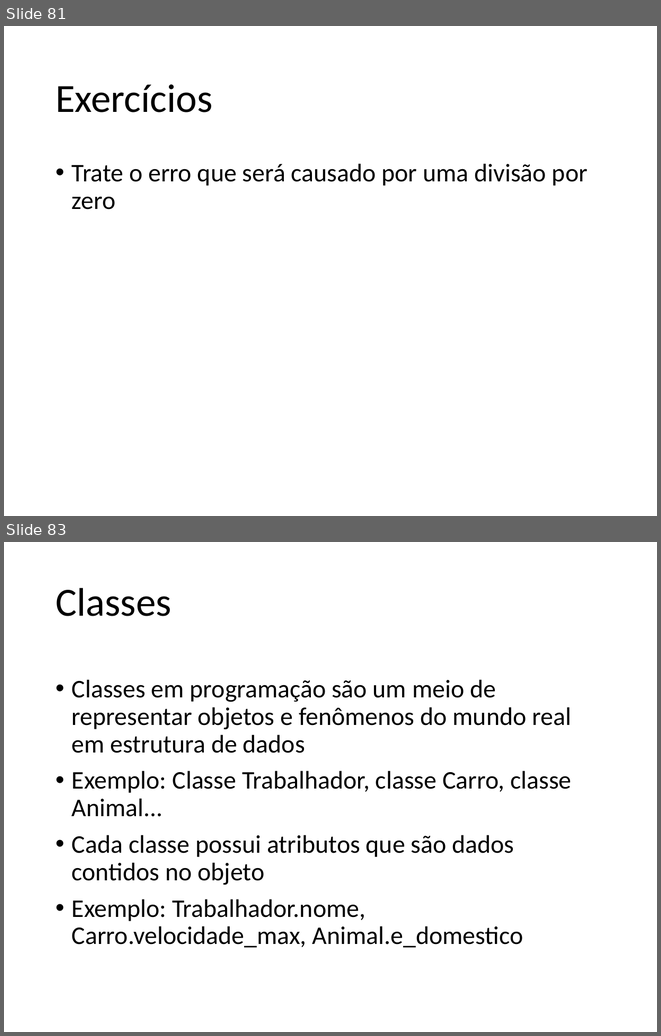
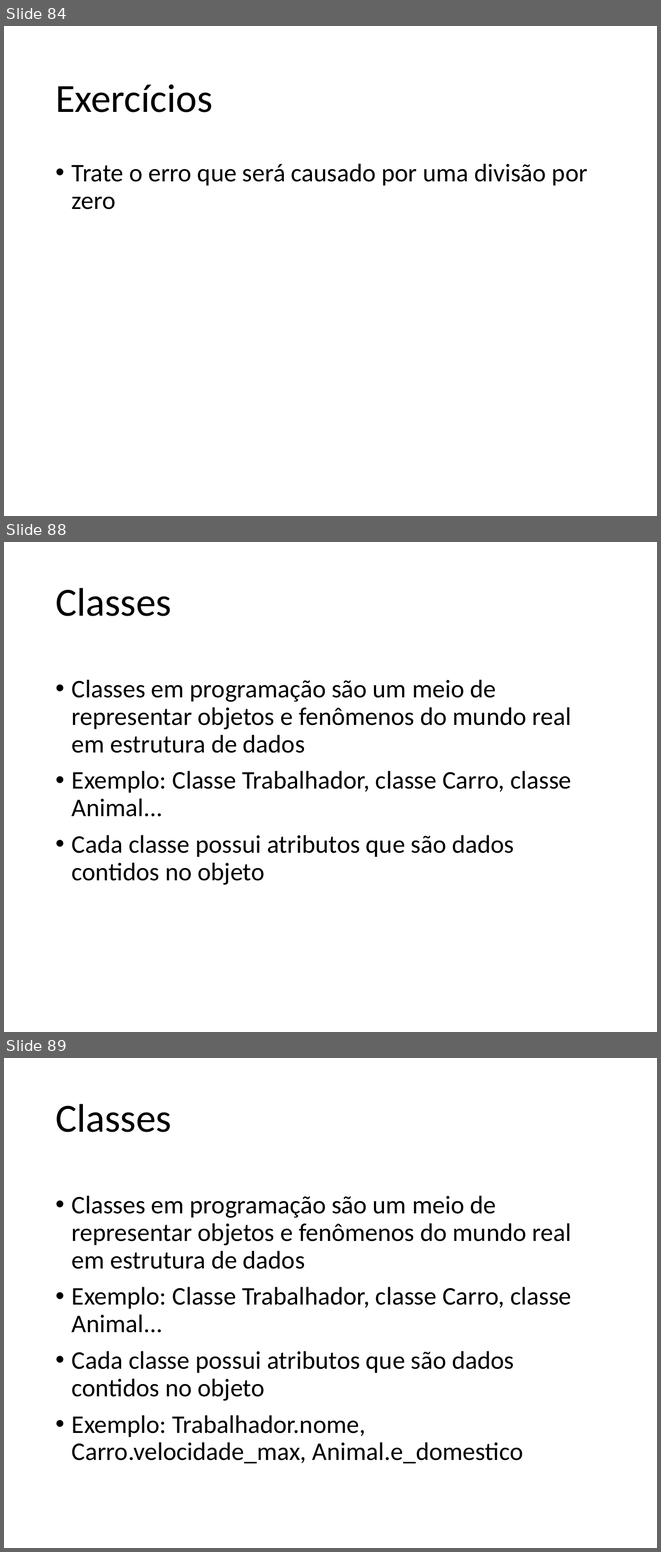
Before and after one commit to fernandoFernandeSantos/minicurso_python_2019, a slide deck: aula.pptx. Shown one above the other, each under a label of ours: slides 81 and 83 before the commit, slides 84, 88 and 89 after it; the slides between them are not shown. The pictures are 661x1036 and 661x1552 pixels, drawn with LibreOffice and Linux fonts; fonts in the diff are those of the drawing. Boxes give left, top, right and bottom in pixels: in the first picture for what was removed or moved away, otherwise in the second. Text is boxed around its words. In the diff, an @@ line names an element or a change of style, - is before the commit and + after.

```diff
--- a/aula.pptx
+++ b/aula.pptx
@@ slide 88 added at (4,542,657,1032), background #FFFFFF @@
@@ title added at (55,588,171,616), 44 pt, text #000000 @@
+Classes
@@ text added at (72,679,571,885), 28 pt, text #000000 @@
+• Classes em programação são um meio de representar objetos e fenômenos do mundo real em estrutura de dados
+• Exemplo: Classe Trabalhador, classe Carro, classe Animal...
+• Cada classe possui atributos que são dados contidos no objeto
@@ what was slide 81 is now slide 84 @@
@@ what was slide 83 is now slide 89 @@
```
Also in this commit, not shown: 10 slides changed, 9 other slides added, 2 other files.
